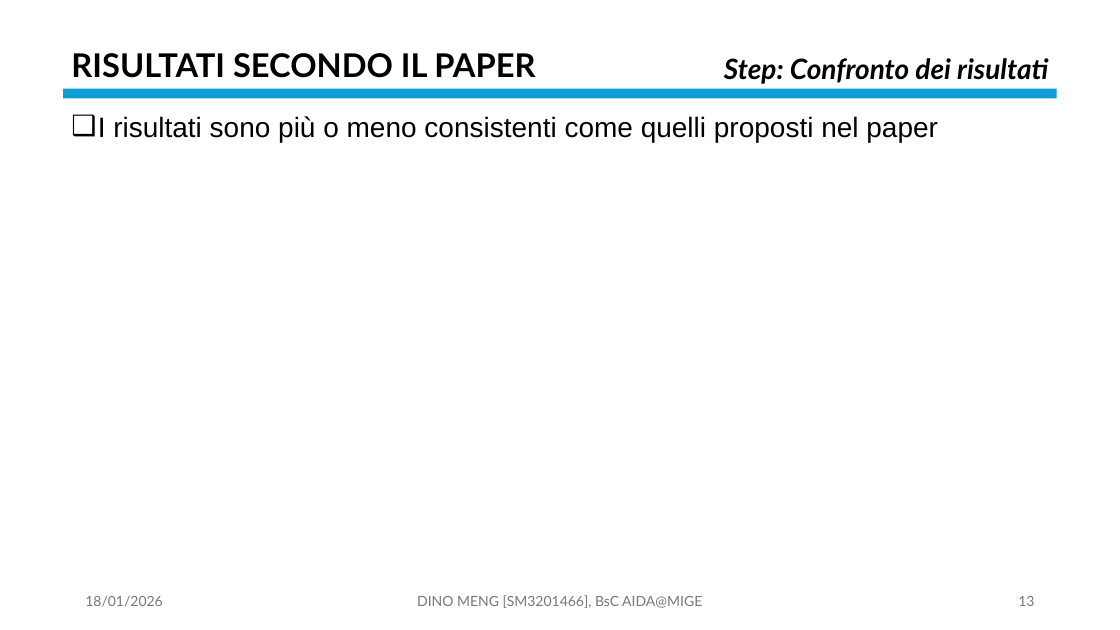
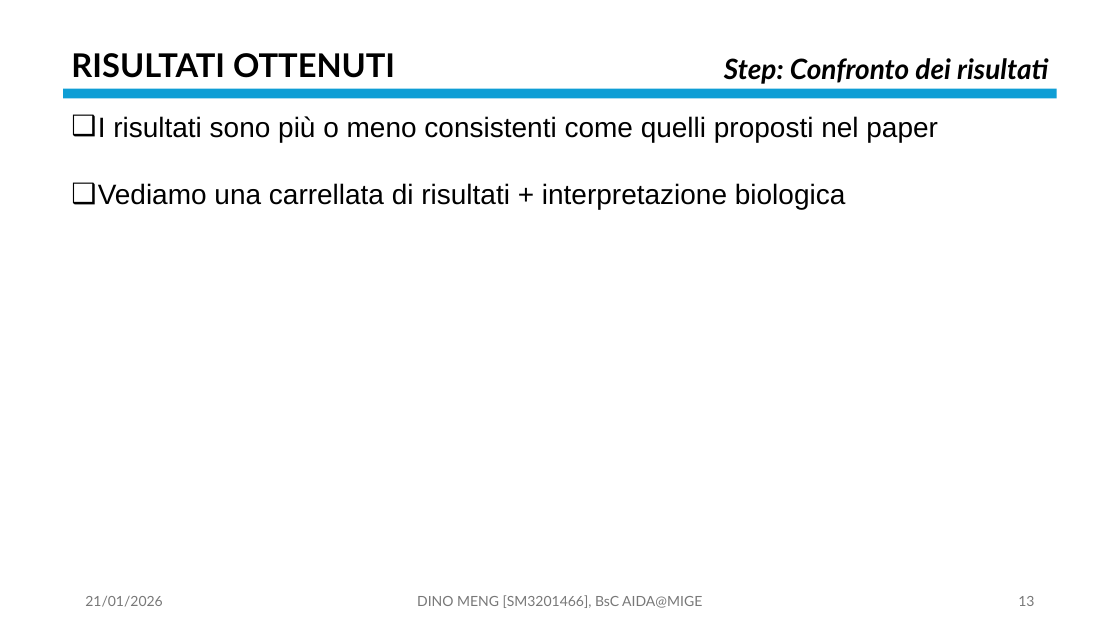
Before and after one commit to OdinMeng/AIDA-UNIVERSITY-NOTES-2025-2026, a slide deck: slide 13 of Complex Systems/project/PresentationPROJECTSM3201466.pptx. Drawn at 1120x630 pixels with LibreOffice and Linux fonts; fonts in the diff are those of the drawing. Boxes give left, top, right and bottom in pixels: in the first picture for what was removed or moved away, otherwise in the second. Text is boxed around its words. In the diff, an @@ line names an element or a change of style, - is before the commit and + after.

```diff
--- a/Complex Systems/project/PresentationPROJECTSM3201466.pptx
+++ b/Complex Systems/project/PresentationPROJECTSM3201466.pptx
@@ text at [71,53,395,78]: text changed @@
-RISULTATI SECONDO IL PAPER
+RISULTATI OTTENUTI
@@ text at [98,183,846,209]: paragraph added @@
+❑ Vediamo una carrellata di risultati + interpretazione biologica
@@ text at [85,596,162,607]: text changed @@
-18/01/2026
+21/01/2026
```
Also in this commit, not shown: 38 other slides changed, 1 slide added, 1 slide removed, 5 other files.
